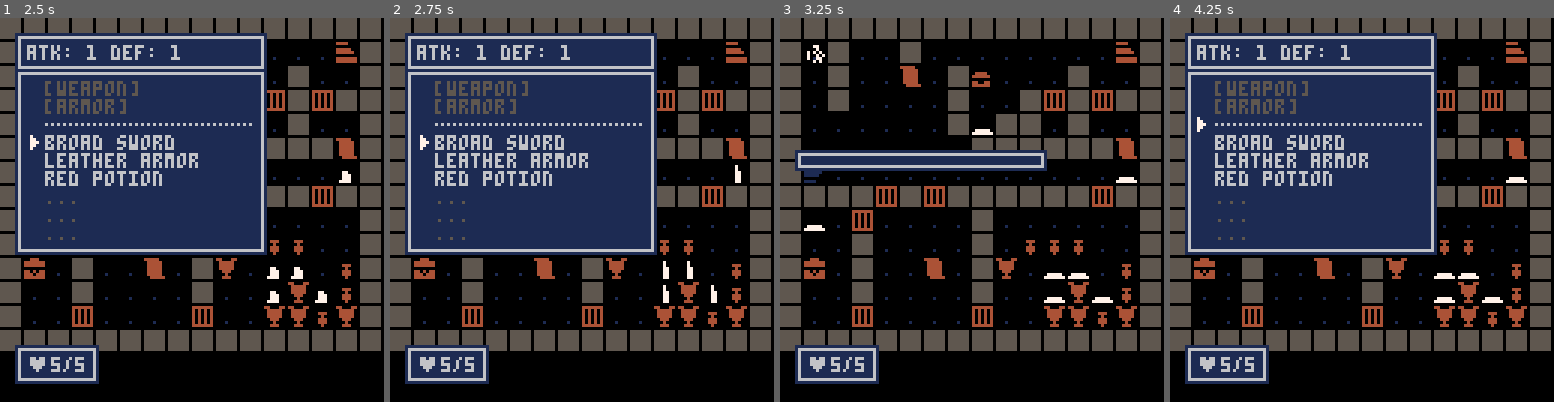
Above: before the commit, frames 1-4 (left to right).
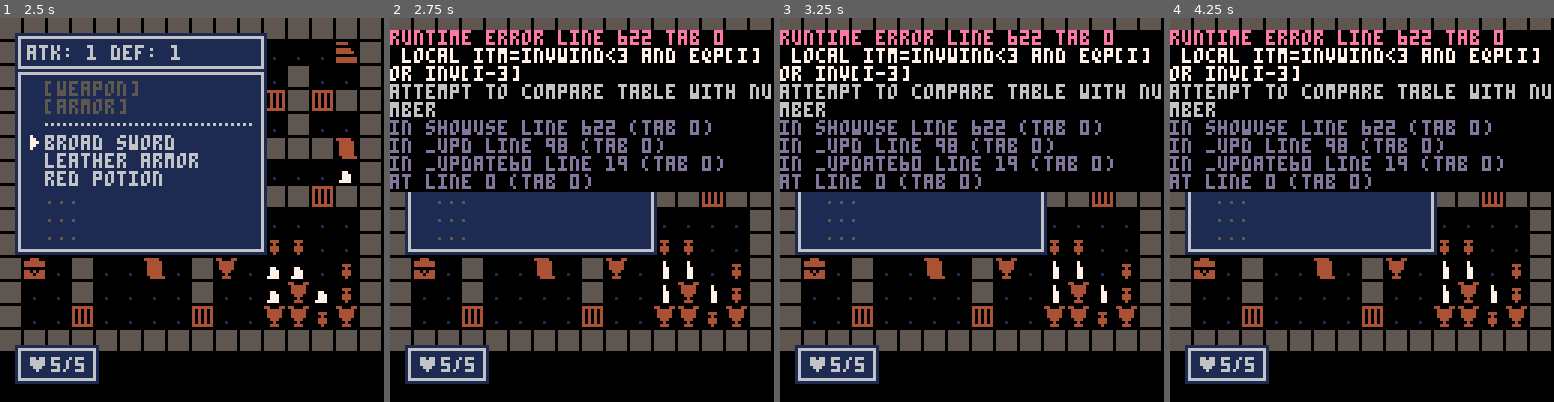
Above: after the commit, the same moments.

Repository: Aeklad/pico8
Game: PICO-8 cartridge rogue.p8
Two runs of this game, one before a commit and one after it. Both use one fixed random seed, a clock stepped at 60 frames per second and the inputs below.
Inputs:
- Up to frame 1 (2.5 s): tap O (Z key) at 0.33, 0.7, 1.43, 2.22 s; tap X (X key) at 1.07, 2.07, 2.4 s; hold Left 1.97-2.37 s; hold Down from 2.42 s (still down)
- Up to frame 2 (2.75 s): keep holding Down; tap X (X key) at 2.73 s
- Up to frame 3 (3.25 s): release Down at 2.82 s; hold Right from 2.87 s (still down); tap X (X key) at 3.07 s; tap O (Z key) at 3.1 s
- Up to frame 4 (4.25 s): tap X (X key) at 3.4, 3.73, 4.07 s; release Right at 3.53 s; hold Up 3.58-4.08 s; tap O (Z key) at 3.98 s; hold Right from 4.13 s (still down)

Frame 1 is identical in both runs. In frame 2, 36% of the frame differs, in the area x 0-100%, y 3-46%; in frame 3, 34%; in frame 4, 36%, in the area x 0-100%, y 3-75%.
Error after the commit: runtime error line 622 tab 0; local itm=invwind<3 and eqp[i] or inv[i-3]; attempt to compare table with number

Commit message:
train hacks

Diff:
--- a/rogue.p8
+++ b/rogue.p8
@@ -12,6 +12,7 @@
  mob_los={4,4}
 
  itm_name={"broad sword","leather armor","red potion"}
+	itm_type={"wep","arm","fud","thr"}
  debug={}
  startgame()
 end
@@ -85,20 +86,32 @@
 
 function update_inv()
  --inventory
- move_mnu(invwind)
+ move_mnu(curwind)
  if btnp(4) then
+		if curwind==invwind then
   _upd=update_game
   invwind.dur=0
   statwind.dur=0
+	elseif curwind==usewind then
+		curwind.dur=0
+		curwind=invwind
+	end
+	elseif btnp(5) then
+		if curwind==invwind then
+			showuse()
+	elseif curwind==usewind then
+		--use window confirme
+		end
  end
 end
 
 function move_mnu(wnd)
  if btnp(2) then
-  wnd.cur=max(1,wnd.cur-1)
+  wnd.cur-=1
  elseif btnp(3) then
-  wnd.cur=min(#wnd.txt,wnd.cur+1)
- end
+  wnd.cur+=1
+ end
+	wnd.cur=(wnd.cur-1)%#wnd.txt+1
 end
 
 function update_pturn()
@@ -500,7 +513,7 @@
   wx+=4
   wy+=4
   clip(wx,wy,ww-8,wh-8)
-  if w.curmode then
+  if w.cur then
    wx+=6
   end
 
@@ -574,19 +587,15 @@
 end
 
 function showinv()
- local txt,col={},{}
+ local txt,col,itm,eqt={},{}
  _upd=update_inv
  for i=1,2 do
-  local itm,eqt=eqp[i]
+  itm=eqp[i]
   if itm then
    eqt=itm_name[itm]
    add(col,6)
   else
-   if i==1 then
-    eqt="[weapon]"
-   else
-    eqt="[armor]"
-   end
+			eqt=i==1 and "[weapon]" or "[armor]"
    add(col,5)
   end
   add(txt,eqt)
@@ -604,12 +613,19 @@
   end
  end
  invwind=addwind(5,17,84,62,txt)
- invwind.curmode=true
  invwind.cur=3
  invwind.col=col
 
  statwind=addwind(5,5,84,13,{"atk: 1 def: 1"})
-
+	curwind=invwind
+
+end
+
+function showuse()
+	local itm=invwind<3 and eqp[i] or inv[i-3]
+	usewind=addwind(84,invwind.cur*6+11,36,25,{"eqp","throw","trash",})
+	usewind.cur=1
+	curwind=usewind
 end
 
 -->8
